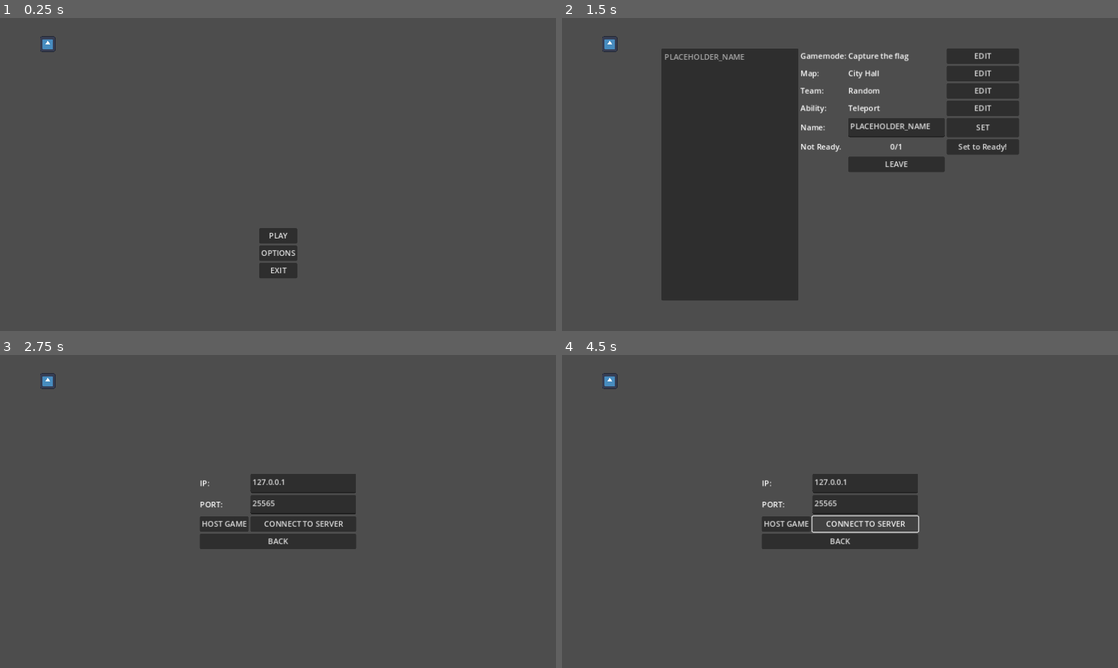
Above: before the commit, frames 1-4 (two rows, left to right).
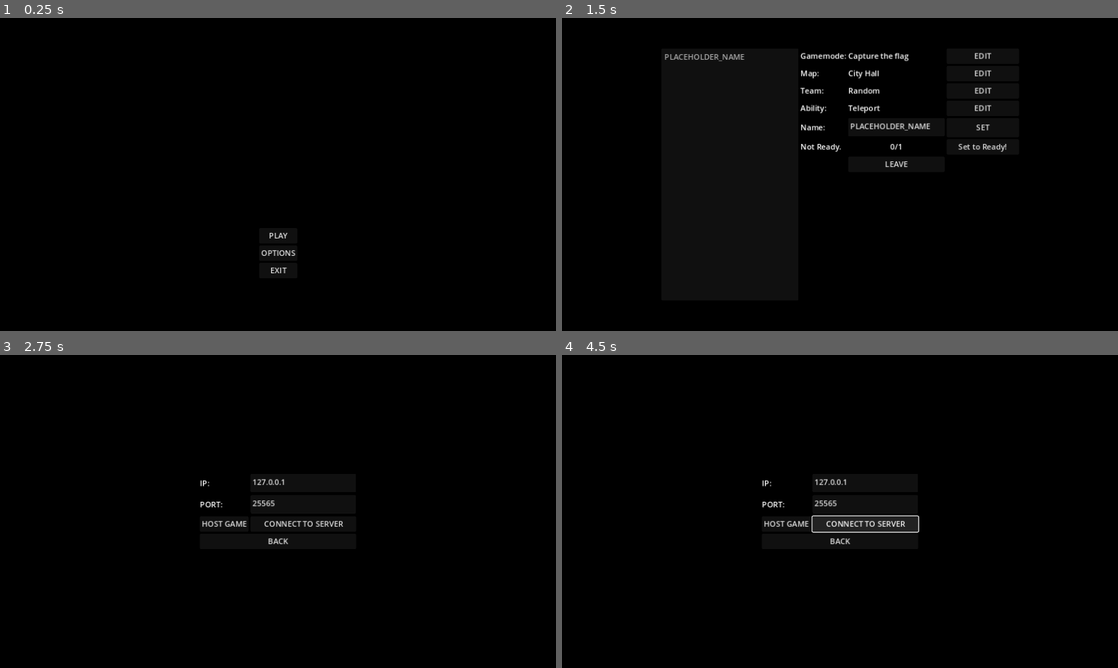
Above: after the commit, the same moments.

Repository: ACCESS-DENIDE/BBQ
Game: Godot game, scene res://mpty.tscn
Same seed, same stepped clock (60 frames per second), same inputs: the game is played once before the commit and once after it. The engine's default icon, where the game draws it, is replaced by a stand-in: a white triangle on a blue panel in a dark square.
Inputs:
- Up to frame 1 (0.25 s): no input
- Up to frame 2 (1.5 s): click "PLAY" at 0.5 s; click "HOST GAME" at 1.25 s
- Up to frame 3 (2.75 s): click "LEAVE" at 2 s
- Up to frame 4 (4.5 s): click "BACK" at 2.75 s; click "PLAY" at 3.5 s; click "CONNECT TO SERVER" at 4.25 s

The runs differ from the first frame. In frame 1, 100% of the frame differs, in the area x 0-100%, y 0-100%; in frame 2, 99%; in frame 3, 100%; in frame 4, 99%.

Commit message:
Cone vision implemented

Diff:
--- a/Assets/LevelBlocks/PLACEHOLDER/PLACEHOLDER.tscn
+++ b/Assets/LevelBlocks/PLACEHOLDER/PLACEHOLDER.tscn
@@ -1,13 +1,21 @@
-[gd_scene load_steps=3 format=3 uid="uid://bnbbrej7u4fjs"]
+[gd_scene load_steps=4 format=3 uid="uid://bnbbrej7u4fjs"]
 
 [ext_resource type="Texture2D" uid="uid://bw12ymedqy1pk" path="res://icon.svg" id="1_uffs3"]
 [ext_resource type="Shape2D" uid="uid://hrtt8w3cc74e" path="res://Resourses/Collisions/block_col.tres" id="2_giki6"]
 
+[sub_resource type="OccluderPolygon2D" id="OccluderPolygon2D_1g00u"]
+polygon = PackedVector2Array(16, 16, 16, -16, -16, -16, -16, 16)
+
 [node name="Crate" type="StaticBody2D"]
-
-[node name="Sprite2D" type="Sprite2D" parent="."]
-scale = Vector2(0.25, 0.25)
-texture = ExtResource("1_uffs3")
 
 [node name="CollisionShape2D" type="CollisionShape2D" parent="."]
 shape = ExtResource("2_giki6")
+
+[node name="LightOccluder2D" type="LightOccluder2D" parent="."]
+z_index = -1
+occluder = SubResource("OccluderPolygon2D_1g00u")
+
+[node name="Sprite2D" type="Sprite2D" parent="."]
+light_mask = 2
+scale = Vector2(0.25, 0.25)
+texture = ExtResource("1_uffs3")
--- a/Assets/Player/Player.gd
+++ b/Assets/Player/Player.gd
@@ -6,6 +6,9 @@
 var net_id:int
 
 @onready var player_anim = $PlayerAnim
+
+@onready var camera_2d:Camera2D = $Camera2D
+
 
 
 func _physics_process(_delta):
@@ -45,3 +48,9 @@
 		rotation=asin(0-local_pos.normalized().y)+(PI/2)-PI
 
 	Networking.SyncPosPlayer(name, position, direction, rotation)
+
+
+
+var UI
+func SetUI(ref:Node):
+	get_viewport().add_child(ref)
--- a/Assets/Player/Player.tscn
+++ b/Assets/Player/Player.tscn
@@ -1,8 +1,11 @@
-[gd_scene load_steps=4 format=3 uid="uid://dk6nk25xuwvdd"]
+[gd_scene load_steps=7 format=3 uid="uid://dk6nk25xuwvdd"]
 
 [ext_resource type="SpriteFrames" uid="uid://btek5xije1bu4" path="res://Resourses/Animations/player.tres" id="1_20ujp"]
 [ext_resource type="Script" path="res://Assets/Player/Player.gd" id="1_kmj6x"]
 [ext_resource type="Shape2D" uid="uid://bc4vlcp7rq0x4" path="res://Resourses/Collisions/player_col.tres" id="2_qqiq8"]
+[ext_resource type="Texture2D" uid="uid://37k3b8e6t78u" path="res://Resourses/Textures/VolumetricLightPlaceholder.png" id="4_gkcr0"]
+[ext_resource type="Texture2D" uid="uid://cc4wrl1qvkq0v" path="res://Resourses/Textures/LightPlaceholder.webp" id="4_uq5bq"]
+[ext_resource type="Texture2D" uid="uid://dvchh7m7qfxi" path="res://Resourses/Textures/RenderSquereText.tres" id="5_i8xjk"]
 
 [node name="Player" type="CharacterBody2D"]
 collision_layer = 0
@@ -10,6 +13,7 @@
 script = ExtResource("1_kmj6x")
 
 [node name="PlayerAnim" type="AnimatedSprite2D" parent="."]
+light_mask = 2
 texture_filter = 1
 sprite_frames = ExtResource("1_20ujp")
 animation = &"run"
@@ -21,3 +25,22 @@
 
 [node name="Camera2D" type="Camera2D" parent="."]
 zoom = Vector2(4, 4)
+
+[node name="ViewCone" type="PointLight2D" parent="."]
+rotation = -1.5708
+shadow_enabled = true
+shadow_color = Color(0, 0, 0, 1)
+texture = ExtResource("4_gkcr0")
+offset = Vector2(106, 1)
+
+[node name="RenderCircle" type="PointLight2D" parent="."]
+range_item_cull_mask = 2
+texture = ExtResource("5_i8xjk")
+texture_scale = 16.0
+
+[node name="CloseRangeView" type="PointLight2D" parent="."]
+visible = false
+shadow_enabled = true
+shadow_color = Color(0, 0, 0, 1)
+texture = ExtResource("4_uq5bq")
+texture_scale = 0.5
--- /dev/null
+++ b/Resourses/Textures/RenderSquereText.tres
@@ -0,0 +1,6 @@
+[gd_resource type="GradientTexture2D" load_steps=2 format=3 uid="uid://dvchh7m7qfxi"]
+
+[sub_resource type="Gradient" id="Gradient_ghp2s"]
+
+[resource]
+gradient = SubResource("Gradient_ghp2s")
--- a/Scenes/test_scene.tscn
+++ b/Scenes/test_scene.tscn
@@ -1,8 +1,22 @@
-[gd_scene load_steps=2 format=3 uid="uid://b07rudo74ighw"]
+[gd_scene load_steps=4 format=3 uid="uid://b07rudo74ighw"]
 
 [ext_resource type="PackedScene" uid="uid://dk6nk25xuwvdd" path="res://Assets/Player/Player.tscn" id="1_hvkrc"]
+[ext_resource type="PackedScene" uid="uid://l55nmkxhboi5" path="res://Assets/PlayerPuppet/PlayerPuppet.tscn" id="2_6jgp6"]
+[ext_resource type="PackedScene" uid="uid://bnbbrej7u4fjs" path="res://Assets/LevelBlocks/PLACEHOLDER/PLACEHOLDER.tscn" id="3_u2dkr"]
 
 [node name="test_scene" type="Node2D"]
 
 [node name="Player" parent="." instance=ExtResource("1_hvkrc")]
-position = Vector2(209, 157)
+position = Vector2(-41, 61)
+rotation = 1.96331
+
+[node name="PlayerPuppet" parent="." instance=ExtResource("2_6jgp6")]
+position = Vector2(47, 68)
+
+[node name="Crate" parent="." instance=ExtResource("3_u2dkr")]
+position = Vector2(2, 75)
+
+[node name="DirectionalLight2D" type="DirectionalLight2D" parent="."]
+rotation = -1.15442
+blend_mode = 1
+max_distance = 1e+07
--- a/Scripts/Gameplay.gd
+++ b/Scripts/Gameplay.gd
@@ -84,3 +84,9 @@
 		if(i.name==my_node_name):
 			remove_child(i)
 			i.queue_free()
+
+
+func EnableUI(ref:Node):
+		for i in get_children():
+			if(i.name==my_node_name):
+				i.SetUI(ref)
--- a/Scripts/GameplayScene.tscn
+++ b/Scripts/GameplayScene.tscn
@@ -5,9 +5,6 @@
 
 [node name="GameplayScene" type="Node2D"]
 script = ExtResource("1_k6fb3")
-
-[node name="Crate" parent="." instance=ExtResource("2_21e2q")]
-position = Vector2(99, 54)
 
 [node name="Entitys" type="Node2D" parent="."]
 
@@ -17,4 +14,11 @@
 wait_time = 5.0
 autostart = true
 
+[node name="Hider" type="DirectionalLight2D" parent="."]
+blend_mode = 1
+max_distance = 1e+06
+
+[node name="Crate" parent="." instance=ExtResource("2_21e2q")]
+position = Vector2(39, 59)
+
 [connection signal="timeout" from="PingTime" to="." method="OnPingTime"]
--- a/Scripts/UImanager.gd
+++ b/Scripts/UImanager.gd
@@ -1,6 +1,8 @@
 extends Controls
-
+var CL
 func _ready():
+	CL=CanvasLayer.new()
+	add_child(CL)
 	SwitchUI("MainMenu")
 
 
@@ -12,8 +14,8 @@
 var map_editor=preload("res://UIs/MapEditor/MapEditor.tscn")
 
 func SwitchUI(ui_id:String):
-	for i in get_children():
-		remove_child(i)
+	for i in CL.get_children():
+		CL.remove_child(i)
 		i.queue_free()
 	var inst
 
@@ -23,21 +25,26 @@
 
 		"MainMenu":
 			inst=main_menu.instantiate()
+
 			pass
 		"Settings":
 			inst=settings.instantiate()
 			pass
 		"ConnectionGrid":
 			inst=connection_grid.instantiate()
+
 			pass
 		"Lobby":
 			inst=lobby.instantiate()
+
 			pass
 		"InGame":
 			inst=in_game_ui.instantiate()
+
 			pass
 		"MapEditor":
 			inst=map_editor.instantiate()
+
 			pass
 
-	add_child(inst)
+	CL.add_child(inst)
--- /dev/null
+++ b/UIs/InGame/InGameUI.gd
@@ -0,0 +1,13 @@
+extends Control
+
+var sb:SubViewport
+
+# Called when the node enters the scene tree for the first time.
+func _ready():
+
+	pass # Replace with function body.
+
+
+# Called every frame. 'delta' is the elapsed time since the previous frame.
+func _process(delta):
+	pass
--- a/UIs/InGame/InGameUI.tscn
+++ b/UIs/InGame/InGameUI.tscn
@@ -1,4 +1,6 @@
-[gd_scene format=3 uid="uid://4xjytk72fndh"]
+[gd_scene load_steps=2 format=3 uid="uid://4xjytk72fndh"]
+
+[ext_resource type="Script" path="res://UIs/InGame/InGameUI.gd" id="1_ose65"]
 
 [node name="InGameUI" type="Control"]
 layout_mode = 3
@@ -7,3 +9,135 @@
 anchor_bottom = 1.0
 grow_horizontal = 2
 grow_vertical = 2
+script = ExtResource("1_ose65")
+
+[node name="PlayerInfo" type="GridContainer" parent="."]
+layout_mode = 1
+offset_right = 256.0
+offset_bottom = 88.0
+columns = 2
+
+[node name="HPLabe" type="Label" parent="PlayerInfo"]
+layout_mode = 2
+text = "HP:"
+
+[node name="HPBar" type="ProgressBar" parent="PlayerInfo"]
+custom_minimum_size = Vector2(200, 0)
+layout_mode = 2
+
+[node name="ShieldLabe" type="Label" parent="PlayerInfo"]
+layout_mode = 2
+text = "Shield:"
+
+[node name="ShieldBar" type="ProgressBar" parent="PlayerInfo"]
+custom_minimum_size = Vector2(200, 0)
+layout_mode = 2
+
+[node name="GoldLabe" type="Label" parent="PlayerInfo"]
+layout_mode = 2
+text = "Gold:"
+
+[node name="GoldAm" type="Label" parent="PlayerInfo"]
+layout_mode = 2
+text = "10$"
+
+[node name="RoundInfo" type="GridContainer" parent="."]
+layout_mode = 1
+anchors_preset = 5
+anchor_left = 0.5
+anchor_right = 0.5
+offset_left = -84.0
+offset_right = 84.0
+offset_bottom = 77.0
+grow_horizontal = 2
+rotation = -0.0033714
+columns = 5
+
+[node name="RedScore" type="Label" parent="RoundInfo"]
+layout_mode = 2
+theme_override_colors/font_color = Color(1, 0.141176, 0.164706, 1)
+text = "210"
+horizontal_alignment = 2
+vertical_alignment = 1
+
+[node name="HBoxContainer2" type="HBoxContainer" parent="RoundInfo"]
+custom_minimum_size = Vector2(20, 0)
+layout_mode = 2
+
+[node name="Timer" type="Label" parent="RoundInfo"]
+layout_mode = 2
+theme_override_font_sizes/font_size = 28
+text = "0:00"
+horizontal_alignment = 1
+vertical_alignment = 1
+
+[node name="HBoxContainer" type="HBoxContainer" parent="RoundInfo"]
+custom_minimum_size = Vector2(20, 20)
+layout_mode = 2
+
+[node name="BlueScore" type="Label" parent="RoundInfo"]
+layout_mode = 2
+theme_override_colors/font_color = Color(0, 0.980392, 1, 1)
+text = "121"
+vertical_alignment = 1
+
+[node name="GunInfo" type="GridContainer" parent="."]
+layout_mode = 1
+anchors_preset = 3
+anchor_left = 1.0
+anchor_top = 1.0
+anchor_right = 1.0
+anchor_bottom = 1.0
+offset_left = -40.0
+offset_top = -50.0
+grow_horizontal = 0
+grow_vertical = 0
+
+[node name="WeaponName" type="Label" parent="GunInfo"]
+layout_mode = 2
+text = "MURASAMA"
+horizontal_alignment = 2
+vertical_alignment = 1
+
+[node name="WeaponAmo" type="Label" parent="GunInfo"]
+layout_mode = 2
+text = "inf."
+horizontal_alignment = 2
+vertical_alignment = 1
+
+[node name="KillFeed" type="GridContainer" parent="."]
+layout_mode = 0
+offset_right = 40.0
+offset_bottom = 40.0
+
+[node name="Ability" type="GridContainer" parent="."]
+layout_mode = 1
+anchors_preset = 2
+anchor_top = 1.0
+anchor_bottom = 1.0
+offset_top = -57.0
+offset_right = 200.0
+grow_vertical = 0
+
+[node name="Ability_name" type="Label" parent="Ability"]
+layout_mode = 2
+text = "Revive:"
+
+[node name="AbilityRechargeProgress" type="ProgressBar" parent="Ability"]
+custom_minimum_size = Vector2(200, 0)
+layout_mode = 2
+
+[node name="Tab" type="GridContainer" parent="."]
+layout_mode = 0
+offset_right = 40.0
+offset_bottom = 40.0
+
+[node name="Menu" type="GridContainer" parent="."]
+layout_mode = 0
+offset_right = 40.0
+offset_bottom = 40.0
+
+[node name="Inventory" type="GridContainer" parent="."]
+layout_mode = 0
+offset_right = 40.0
+offset_bottom = 40.0
--- a/project.godot
+++ b/project.godot
@@ -28,3 +28,7 @@
 [display]
 
 window/stretch/mode="canvas_items"
+
+[rendering]
+
+viewport/transparent_background=true
Binary file added: Resourses/Textures/LightPlaceholder.webp
Not shown, added: Resourses/Textures/LightPlaceholder.webp.import
Binary file added: Resourses/Textures/VolumetricLightPlaceholder.png
Not shown, added: Resourses/Textures/VolumetricLightPlaceholder.png.import
